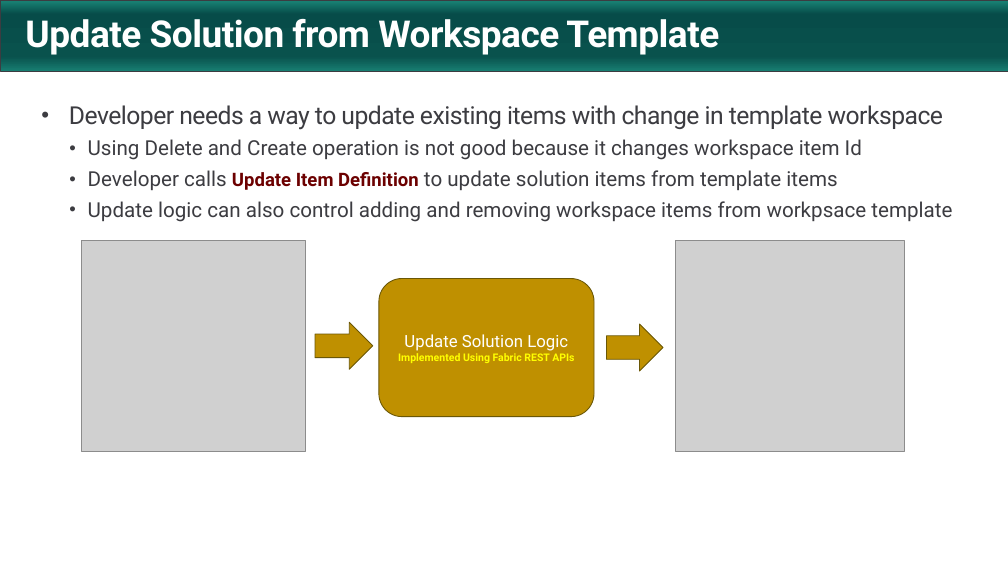
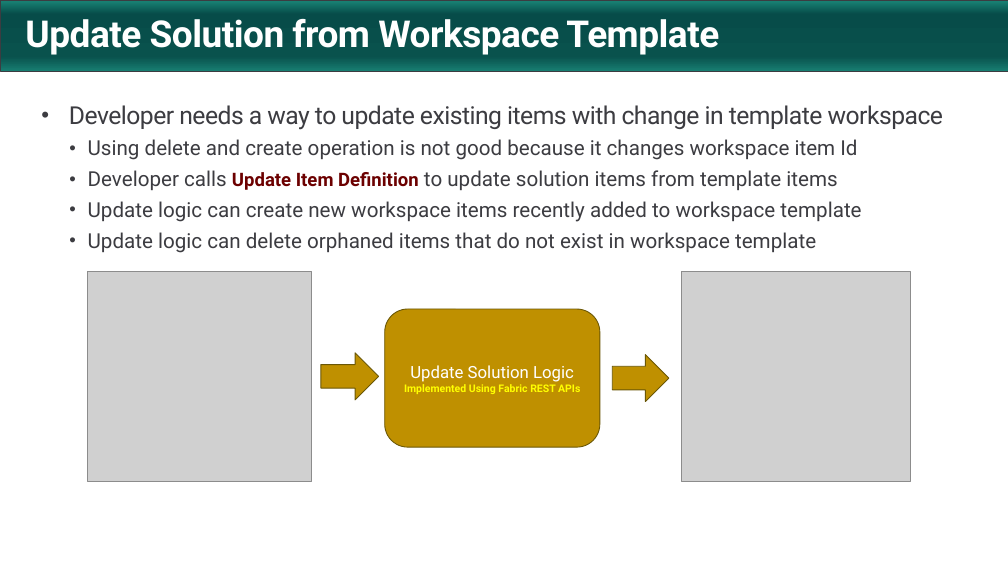
Before and after one commit to FabricDevCamp/FabricSolutionDeployment, a slide deck: slide 20 of docs/Automating Fabric Solution Deployment.pptx (slide 19 before the commit). Drawn at 1008x567 pixels with LibreOffice and Linux fonts; fonts in the diff are those of the drawing; grey boxes stand for pictures; background and template pictures are left out. Boxes give left, top, right and bottom in pixels: in the first picture for what was removed or moved away, otherwise in the second. Text is boxed around its words. In the diff, an @@ line names an element or a change of style, - is before the commit and + after.

```diff
--- a/docs/Automating Fabric Solution Deployment.pptx
+++ b/docs/Automating Fabric Solution Deployment.pptx
@@ text at box(88, 139, 857, 160): text changed @@
-  • Using Delete and Create operation is not good because it changes workspace item Id
+  • Using delete and create operation is not good because it changes workspace item Id
@@ text at box(88, 201, 861, 253): text changed @@
-  • Update logic can also control adding and removing workspace items from workpsace template
+  • Update logic can create new workspace items recently added to workspace template
+  • Update logic can delete orphaned items that do not exist in workspace template
@@ 2 pictures, 2 right arrows, 1 rounded rectangle: place and size @@
-2 pictures, 2 right arrows, 1 rounded rectangle at box(82, 241, 904, 451)
+2 pictures, 2 right arrows, 1 rounded rectangle at box(87, 271, 910, 482)
```
Also in this commit, not shown: 4 other slides changed, 1 slide added.
